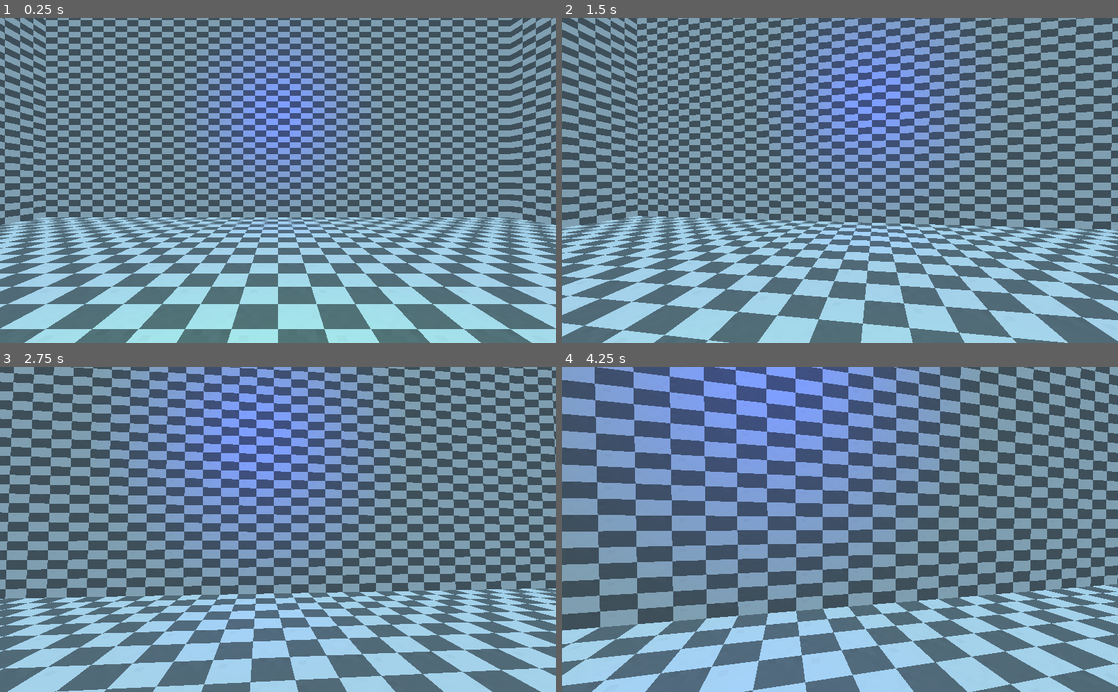
Above: before the commit, frames 1-4 (two rows, left to right).
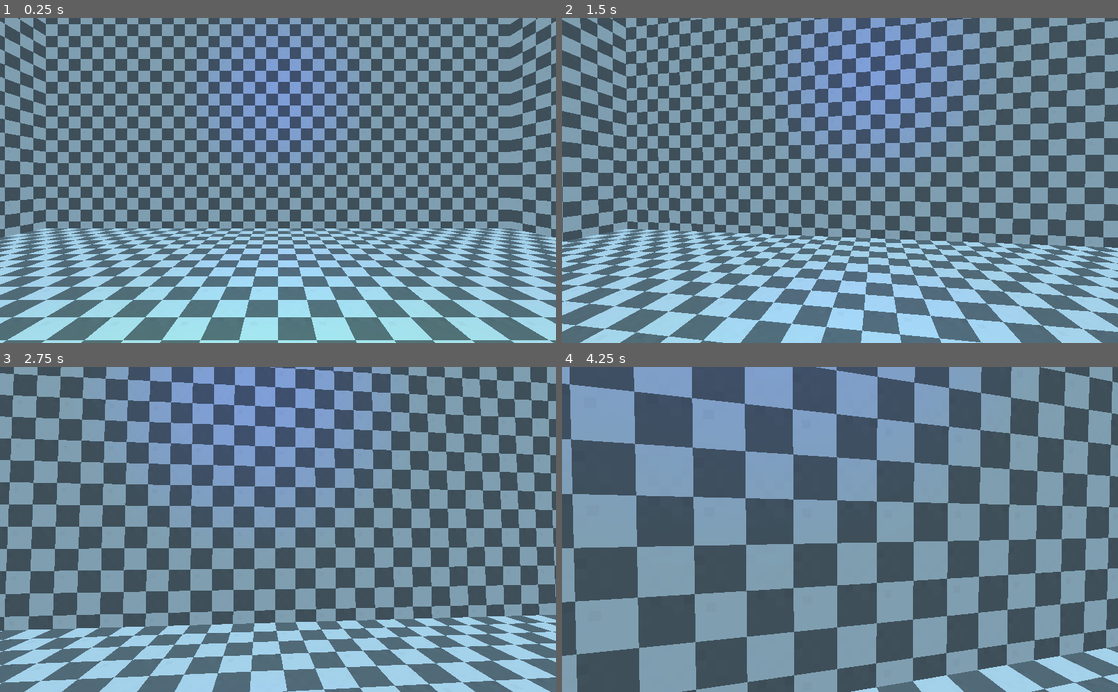
Above: after the commit, the same moments.

Repository: Krazy-J/door-in-the-wall
Game: Godot game, scene res://Main.tscn
The game is run twice, just before and just after one commit, with the same random seed, the same clock (stepped at 60 frames per second) and the same inputs. The engine's default icon, where the game draws it, is replaced by a stand-in: a white triangle on a blue panel in a dark square.
Inputs (mouse positions are in pixels of both pictures, inside the frame that each line leads up to):
- Up to frame 1 (0.25 s): no input
- Up to frame 2 (1.5 s): tap Enter at 0.5 s; move the mouse to (867, 180) at 0.52 s; press the mouse at (867, 180) at 0.53 s; hold W (move_forward) from 0.53 s (still down); move the mouse to (812, 180) at 1.27 s; release the mouse at (812, 180) at 1.28 s; click (812, 180) at 1.35 s
- Up to frame 3 (2.75 s): keep holding W (move_forward); move the mouse to (289, 523) at 2.02 s; press the mouse at (289, 523) at 2.03 s
- Up to frame 4 (4.25 s): keep holding W (move_forward); move the mouse to (834, 536) at 2.77 s; release the mouse at (834, 536) at 2.78 s; click (834, 536) at 2.85 s; move the mouse to (878, 532) at 3.52 s; press the mouse at (878, 532) at 3.53 s

The runs differ from the first frame. In frame 1, 52% of the frame differs, in the area x 0-100%, y 0-100%; in frame 2, 53%; in frame 3, 56%; in frame 4, 66%.

Commit message:
Room proper mapping

Diff:
--- a/rooms/Test.tscn
+++ b/rooms/Test.tscn
@@ -17,7 +17,7 @@
 [node name="Room1" type="Spatial"]
 
 [node name="Room" type="MeshInstance" parent="."]
-transform = Transform( 2, 0, 0, 0, 1, 0, 0, 0, 2, 0, 9, 0 )
+transform = Transform( 1, 0, 0, 0, 1, 0, 0, 0, 1, 0, 9, 0 )
 mesh = ExtResource( 1 )
 material/0 = SubResource( 1 )
 
Not shown, changed: models/Room.obj
